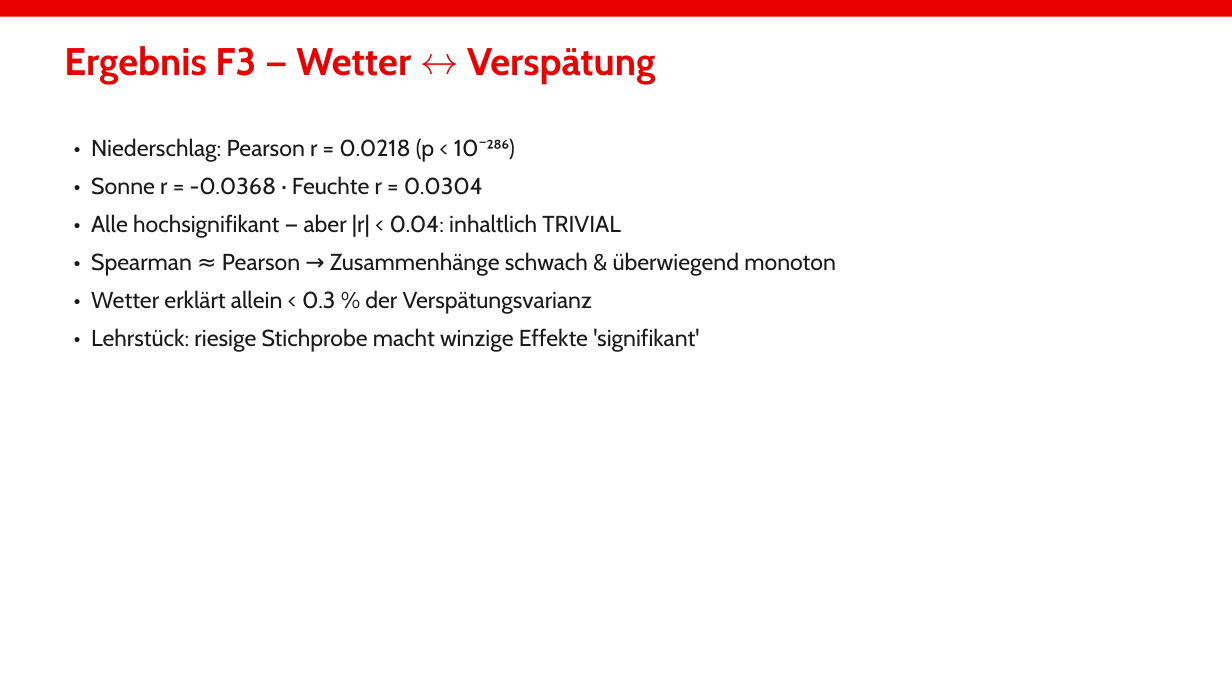
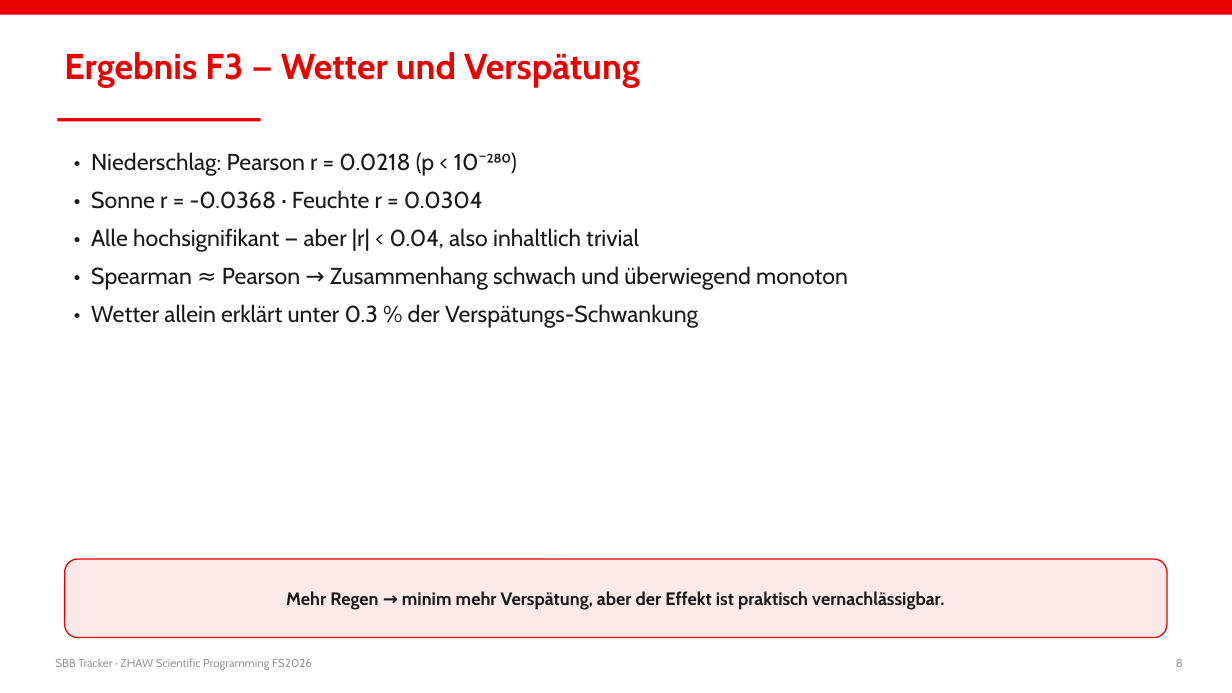
Before and after one commit to Mrgincinamon/SBB-Tracking, a slide deck: slide 8 of presentation/SBB_Tracker_Praesentation.pptx. Drawn at 1232x693 pixels with LibreOffice and Linux fonts; fonts in the diff are those of the drawing. Boxes give left, top, right and bottom in pixels: in the first picture for what was removed or moved away, otherwise in the second. Text is boxed around its words. In the diff, an @@ line names an element or a change of style, - is before the commit and + after.

```diff
--- a/presentation/SBB_Tracker_Praesentation.pptx
+++ b/presentation/SBB_Tracker_Praesentation.pptx
@@ text at bbox=[64, 52, 640, 88]: text changed; size 30 to 28 pt @@
-Ergebnis F3 — Wetter ↔ Verspätung
+Ergebnis F3 — Wetter und Verspätung
@@ rectangle added at bbox=[57, 118, 261, 121], fill #EB0000 @@
@@ text "• Niederschlag: Pearson r = ...": place and size @@
-text "• Niederschlag: Pearson r = ..." at bbox=[91, 138, 836, 352]
+text "• Niederschlag: Pearson r = ..." at bbox=[91, 152, 848, 328]
@@ text at bbox=[91, 152, 517, 176]: text changed @@
-• Niederschlag: Pearson r = 0.0218 (p < 10⁻²⁸⁶)
+• Niederschlag: Pearson r = 0.0218 (p < 10⁻²⁸⁰)
@@ text at bbox=[91, 228, 848, 328]: text changed @@
-• Alle hochsignifikant — aber |r| < 0.04: inhaltlich TRIVIAL
-• Spearman ≈ Pearson → Zusammenhänge schwach & überwiegend monoton
-• Wetter erklärt allein < 0.3 % der Verspätungsvarianz
-• Lehrstück: riesige Stichprobe macht winzige Effekte 'signifikant'
+• Alle hochsignifikant — aber |r| < 0.04, also inhaltlich trivial
+• Spearman ≈ Pearson → Zusammenhang schwach und überwiegend monoton
+• Wetter allein erklärt unter 0.3 % der Verspätungs-Schwankung
@@ rounded rectangle added at bbox=[65, 559, 1167, 638], fill #FCE9E9, outline #EB0000 1 pt, 14 pt, text #1A1A1A, bold @@
+Mehr Regen → minim mehr Verspätung, aber der Effekt ist praktisch vernachlässigbar.
@@ text added at bbox=[55, 658, 312, 670], 9 pt, text #999999 @@
+SBB Tracker · ZHAW Scientific Programming FS2026
@@ text added at bbox=[1176, 659, 1183, 667], 9 pt, text #999999 @@
+8
```
Also in this commit, not shown: 13 other slides changed, 2 slides added, 2 slides removed, 1 other file.
